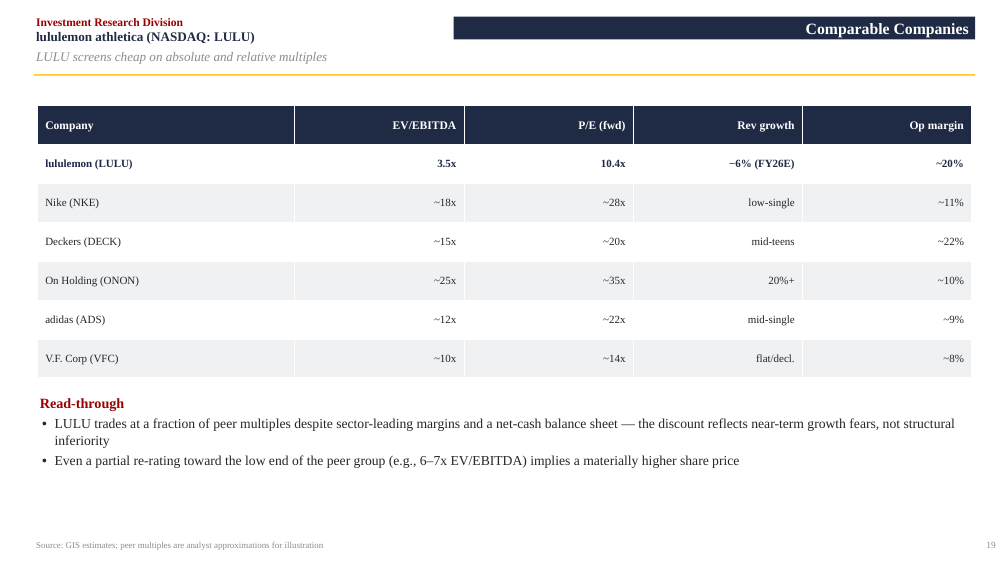
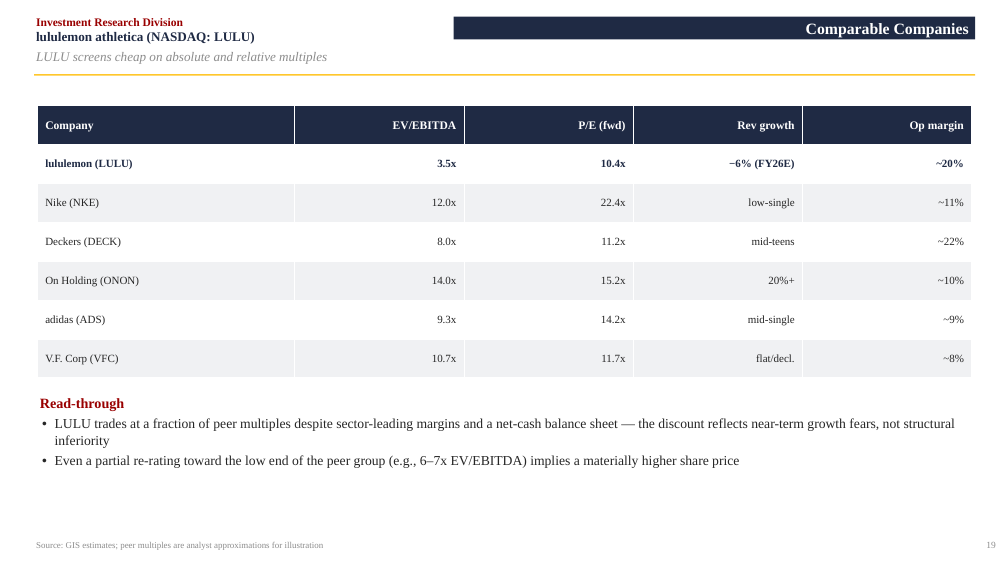
Before and after one commit to vengeanceaiUSC/RM, a slide deck: slide 20 of LULU/LULU_Investment_Pitch_Deck.pptx. Drawn at 1008x567 pixels with LibreOffice and Linux fonts; fonts in the diff are those of the drawing. Boxes give left, top, right and bottom in pixels: in the first picture for what was removed or moved away, otherwise in the second. Text is boxed around its words. In the diff, an @@ line names an element or a change of style, - is before the commit and + after.

```diff
--- a/LULU/LULU_Investment_Pitch_Deck.pptx
+++ b/LULU/LULU_Investment_Pitch_Deck.pptx
@@ table at (x1=38, y1=106, x2=972, y2=378) @@
-row 3, column 2: ~18x
+row 3, column 2: 12.0x
-row 3, column 3: ~28x
+row 3, column 3: 22.4x
-row 4, column 2: ~15x
+row 4, column 2: 8.0x
-row 4, column 3: ~20x
+row 4, column 3: 11.2x
-row 5, column 2: ~25x
+row 5, column 2: 14.0x
-row 5, column 3: ~35x
+row 5, column 3: 15.2x
-row 6, column 2: ~12x
+row 6, column 2: 9.3x
-row 6, column 3: ~22x
+row 6, column 3: 14.2x
-row 7, column 2: ~10x
+row 7, column 2: 10.7x
-row 7, column 3: ~14x
+row 7, column 3: 11.7x
```
Also in this commit, not shown: 4 other slides changed, 7 other files.
